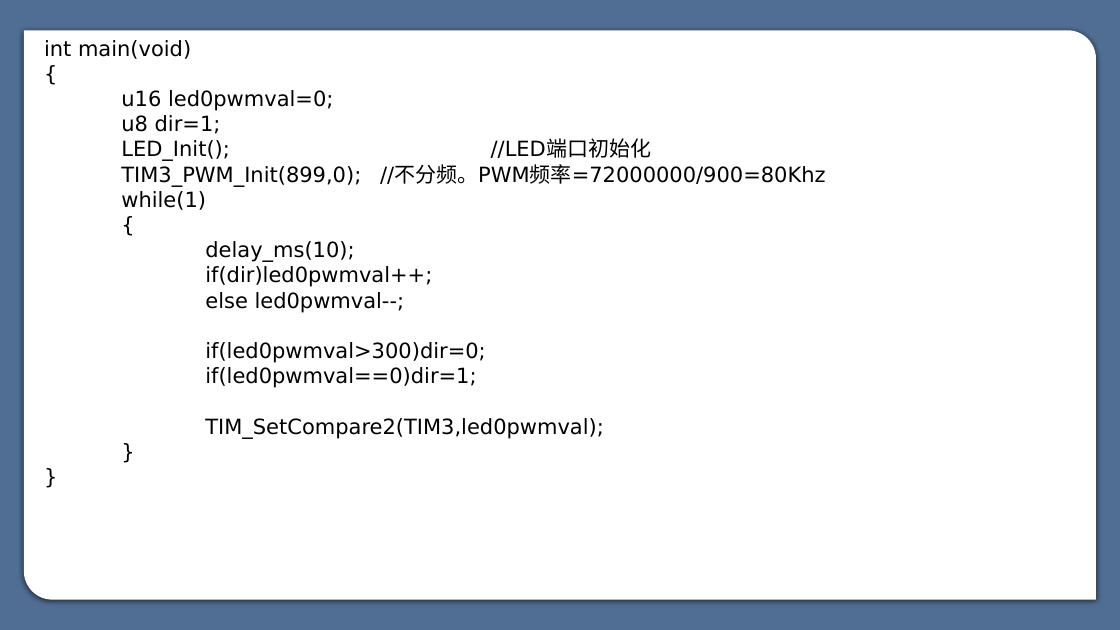
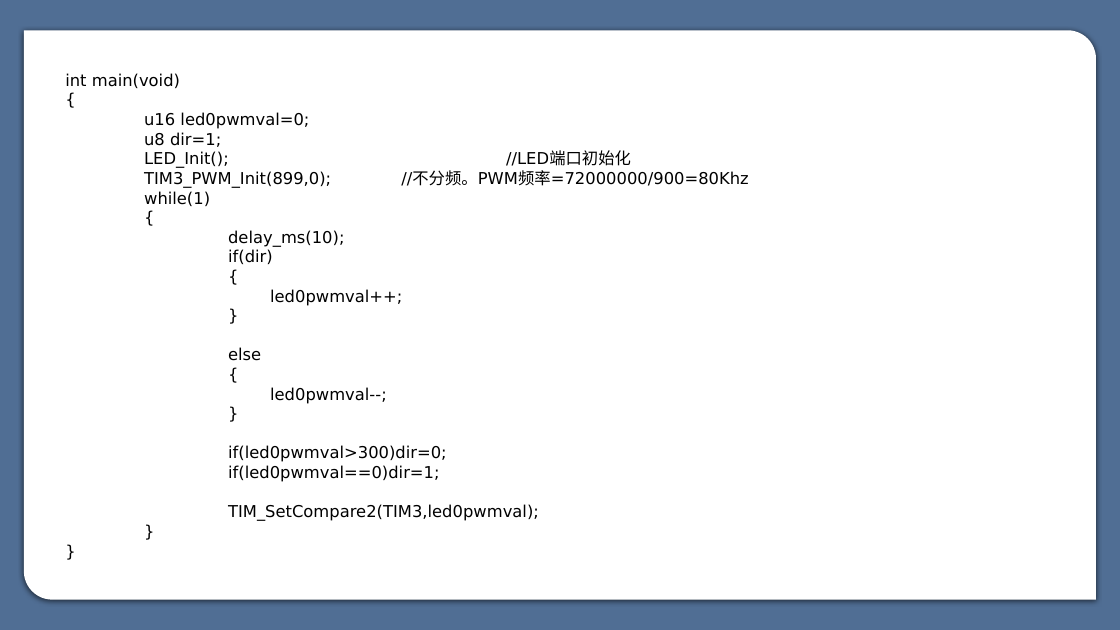
Before and after one commit to myp-super/SXU-CK-Learning-materials, a slide deck: slide 51 of 嵌入式学习资料/STM32/大三下课堂课件/第八章 定时器原理及应用.pptx. Drawn at 1120x630 pixels with LibreOffice and Linux fonts; fonts in the diff are those of the drawing. Boxes give left, top, right and bottom in pixels: in the first picture for what was removed or moved away, otherwise in the second. Text is boxed around its words. In the diff, an @@ line names an element or a change of style, - is before the commit and + after.

```diff
--- a/嵌入式学习资料/STM32/大三下课堂课件/第八章 定时器原理及应用.pptx
+++ b/嵌入式学习资料/STM32/大三下课堂课件/第八章 定时器原理及应用.pptx
@@ text "int main(void)": place and size @@
-text "int main(void)" at box(44, 40, 826, 439)
+text "int main(void)" at box(65, 73, 748, 521)
@@ text at box(65, 73, 748, 521): size 18 to 14 pt in "int main(void)", "{", "u16 led0pwmval=0;", "u8 dir=1;" and 10 more places @@
@@ text at box(228, 249, 402, 404): text changed; size 18 to 14 pt @@
-if(dir)led0pwmval++;
-else led0pwmval--;
+if(dir)
+{
+          led0pwmval++;
+}
+else
+{
+          led0pwmval--;
+}
```
Also in this commit, not shown: 13 other slides changed.
